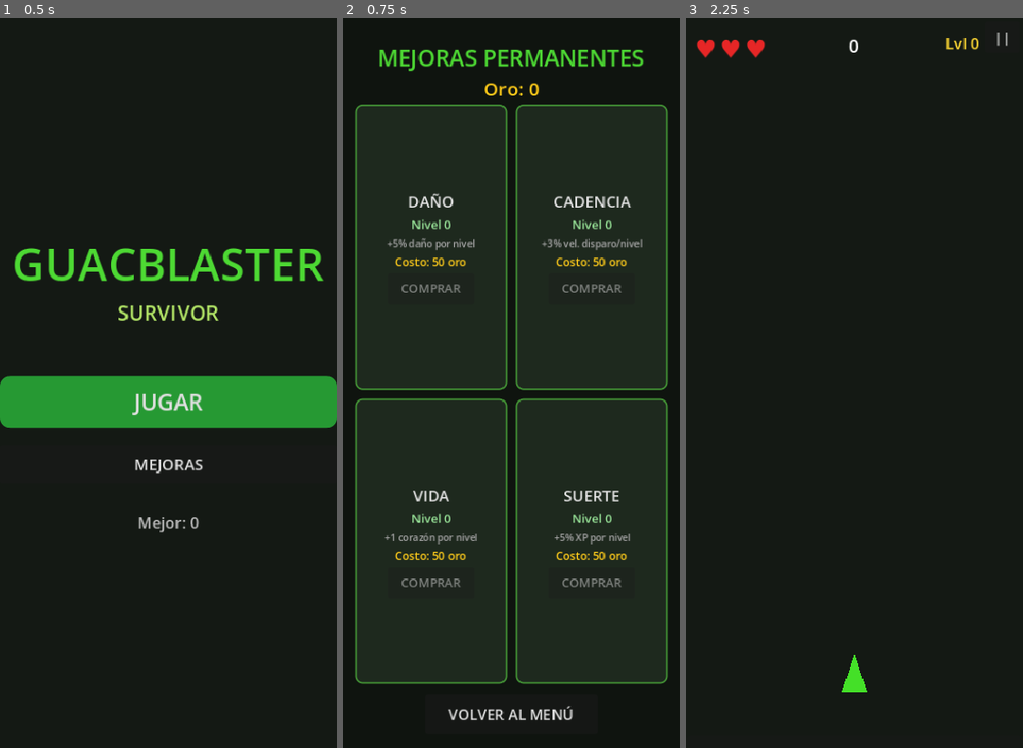
Above: before the commit, frames 1-3 (left to right).
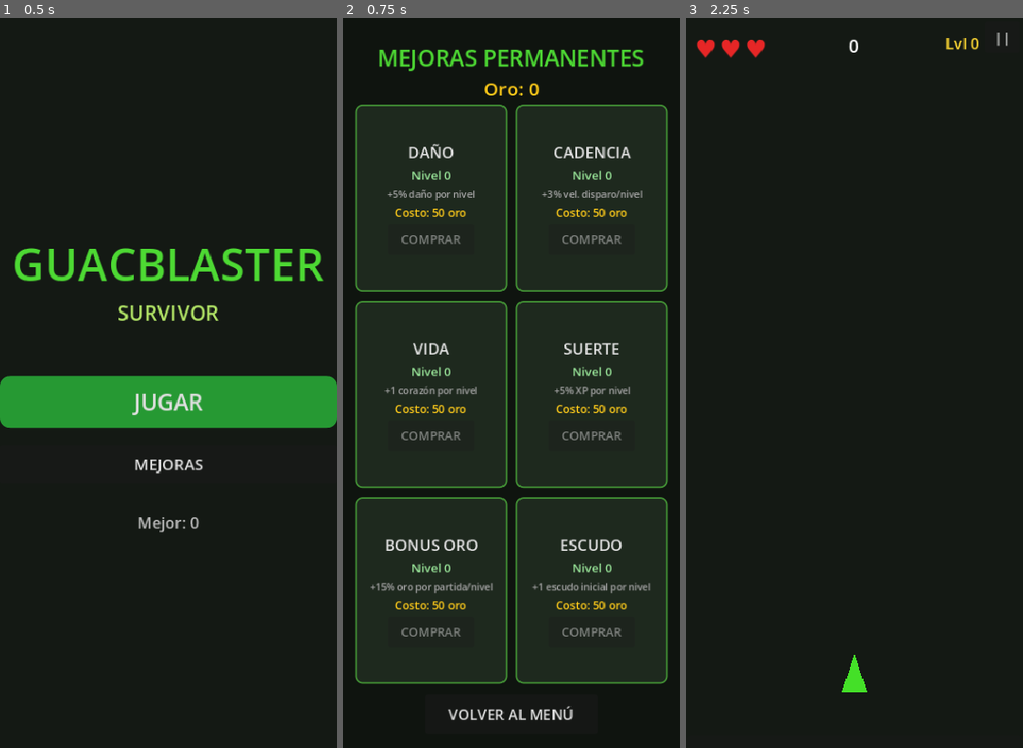
Above: after the commit, the same moments.

Repository: JoseNoIP/gb-GuacBlaster-Survivor
Game: Godot game, scene res://src/scenes/Main.tscn
Same seed, same stepped clock (60 frames per second), same inputs: the game is played once before the commit and once after it.
Inputs:
- Up to frame 1 (0.5 s): no input
- Up to frame 2 (0.75 s): click "MEJORAS" at 0.5 s
- Up to frame 3 (2.25 s): click "VOLVER AL MENÚ" at 1.25 s; click "JUGAR" at 2 s

Frame 1 is identical in both runs. In frame 2, 7.9% of the frame differs, in the area x 3-97%, y 17-85%; in frame 3, nothing differs.

Commit message:
feat: implement gold bonus and starter shield upgrades; update cost calculation and UI integration

Diff:
--- a/src/core/Constants.gd
+++ b/src/core/Constants.gd
@@ -68,7 +68,11 @@
 const META_SPEED_PER_LEVEL: float = 0.03
 const META_HEALTH_PER_LEVEL: int = 1
 const META_LUCK_PER_LEVEL: float = 0.05
+const META_GOLD_BONUS_PER_LEVEL: float = 0.15
+const META_STARTER_SHIELD_PER_LEVEL: int = 1
+const META_MAX_UPGRADE_LEVEL: int = 5
 const META_UPGRADE_COST_BASE: int = 50
+const META_UPGRADE_COST_GROWTH: float = 1.8
 const GOLD_PER_SCORE_POINT: float = 0.1
 const GEM_FALL_SPEED: float = 90.0
 const GEM_MAGNET_SPEED: float = 300.0
--- a/src/core/GameManager.gd
+++ b/src/core/GameManager.gd
@@ -58,7 +58,9 @@
 
 func _on_player_died() -> void:
 	_state = GameState.GAME_OVER
-	var gold: int = int(float(_score) * Constants.GOLD_PER_SCORE_POINT)
+	var gold_level: int = SaveManager.get_upgrade_level(&"gold_bonus")
+	var gold_mult: float = 1.0 + float(gold_level) * Constants.META_GOLD_BONUS_PER_LEVEL
+	var gold: int = int(float(_score) * Constants.GOLD_PER_SCORE_POINT * gold_mult)
 	if gold > 0:
 		EventBus.gold_earned.emit(gold)
 	EventBus.game_over.emit(_score, _session_time)
--- a/src/core/SaveManager.gd
+++ b/src/core/SaveManager.gd
@@ -11,6 +11,8 @@
 		"speed": 0,
 		"health": 0,
 		"luck": 0,
+		"gold_bonus": 0,
+		"starter_shield": 0,
 	},
 	"best_score": 0,
 	"total_sessions": 0,
@@ -47,7 +49,11 @@
 
 func purchase_upgrade(upgrade_id: StringName) -> bool:
 	var current_level: int = get_upgrade_level(upgrade_id)
-	var cost: int = (current_level + 1) * Constants.META_UPGRADE_COST_BASE
+	if current_level >= Constants.META_MAX_UPGRADE_LEVEL:
+		return false
+	var base: float = float(Constants.META_UPGRADE_COST_BASE)
+	var growth: float = pow(Constants.META_UPGRADE_COST_GROWTH, float(current_level))
+	var cost: int = int(base * growth)
 	if get_gold() < cost:
 		return false
 	_data["gold"] = get_gold() - cost
--- a/src/features/player/Player.gd
+++ b/src/features/player/Player.gd
@@ -106,6 +106,8 @@
 	_current_autofire_interval = Constants.PLAYER_AUTOFIRE_INTERVAL / speed_mult
 	_autofire_timer.wait_time = _current_autofire_interval
 	_autofire_timer.start()
+	var shield_level: int = SaveManager.get_upgrade_level(&"starter_shield")
+	_shield_hits = shield_level * Constants.META_STARTER_SHIELD_PER_LEVEL
 	EventBus.player_health_changed.emit(_health, _max_health)
 
 func _on_powerup_selected(powerup_id: StringName) -> void:
--- a/src/scenes/UpgradeScreen.gd
+++ b/src/scenes/UpgradeScreen.gd
@@ -13,10 +13,12 @@
 const GOLD_COLOR: Color = Color(1.0, 0.8, 0.1)
 
 const UPGRADE_DEFS: Array = [
-	{id = &"damage", label = "DAÑO", desc = "+5% daño por nivel"},
-	{id = &"speed",  label = "CADENCIA", desc = "+3% vel. disparo/nivel"},
-	{id = &"health", label = "VIDA", desc = "+1 corazón por nivel"},
-	{id = &"luck",   label = "SUERTE", desc = "+5% XP por nivel"},
+	{id = &"damage",         label = "DAÑO",      desc = "+5% daño por nivel"},
+	{id = &"speed",          label = "CADENCIA",  desc = "+3% vel. disparo/nivel"},
+	{id = &"health",         label = "VIDA",       desc = "+1 corazón por nivel"},
+	{id = &"luck",           label = "SUERTE",    desc = "+5% XP por nivel"},
+	{id = &"gold_bonus",     label = "BONUS ORO", desc = "+15% oro por partida/nivel"},
+	{id = &"starter_shield", label = "ESCUDO",    desc = "+1 escudo inicial por nivel"},
 ]
 
 var _gold_label: Label
@@ -164,13 +166,21 @@
 
 func _refresh_card(upgrade_id: StringName) -> void:
 	var current_level: int = SaveManager.get_upgrade_level(upgrade_id)
-	var cost: int = (current_level + 1) * Constants.META_UPGRADE_COST_BASE
+	var is_maxed: bool = current_level >= Constants.META_MAX_UPGRADE_LEVEL
+	var btn: Button = _buy_buttons[upgrade_id] as Button
+	if is_maxed:
+		(_level_labels[upgrade_id] as Label).text = "Nivel %d — MAX" % current_level
+		(_cost_labels[upgrade_id] as Label).text = ""
+		btn.text = "MAX"
+		btn.disabled = true
+		return
+	var base: float = float(Constants.META_UPGRADE_COST_BASE)
+	var growth: float = pow(Constants.META_UPGRADE_COST_GROWTH, float(current_level))
+	var cost: int = int(base * growth)
 	var can_afford: bool = SaveManager.get_gold() >= cost
-
 	(_level_labels[upgrade_id] as Label).text = "Nivel %d" % current_level
 	(_cost_labels[upgrade_id] as Label).text = "Costo: %d oro" % cost
-
-	var btn: Button = _buy_buttons[upgrade_id] as Button
+	btn.text = "COMPRAR"
 	btn.disabled = not can_afford
 	var sb: StyleBoxFlat = StyleBoxFlat.new()
 	sb.bg_color = BTN_BUY_COLOR if can_afford else BTN_DISABLED_COLOR
--- a/tests/unit/test_meta_progression.gd
+++ b/tests/unit/test_meta_progression.gd
@@ -8,7 +8,10 @@
 func before_each() -> void:
 	SaveManager._data = {
 		"gold": 0,
-		"upgrades": {"damage": 0, "speed": 0, "health": 0, "luck": 0},
+		"upgrades": {
+			"damage": 0, "speed": 0, "health": 0, "luck": 0,
+			"gold_bonus": 0, "starter_shield": 0,
+		},
 		"best_score": 0,
 		"total_sessions": 0,
 	}
@@ -58,3 +61,16 @@
 	watch_signals(EventBus)
 	_screen.get_buy_button(&"damage").pressed.emit()
 	assert_signal_emitted(EventBus, "upgrade_purchased")
+
+func test_upgrade_screen_has_gold_bonus_button() -> void:
+	assert_not_null(_screen.get_buy_button(&"gold_bonus"))
+
+func test_upgrade_screen_has_starter_shield_button() -> void:
+	assert_not_null(_screen.get_buy_button(&"starter_shield"))
+
+func test_buy_button_disabled_at_max_level() -> void:
+	SaveManager._data["gold"] = 100000
+	SaveManager._data["upgrades"]["damage"] = Constants.META_MAX_UPGRADE_LEVEL
+	var new_screen: UpgradeScreenGd = UpgradeScreenGd.new()
+	add_child_autofree(new_screen)
+	assert_true(new_screen.get_buy_button(&"damage").disabled)
--- a/tests/unit/test_save_manager.gd
+++ b/tests/unit/test_save_manager.gd
@@ -5,7 +5,10 @@
 func before_each() -> void:
 	SaveManager._data = {
 		"gold": 0,
-		"upgrades": {"damage": 0, "speed": 0, "health": 0, "luck": 0},
+		"upgrades": {
+			"damage": 0, "speed": 0, "health": 0, "luck": 0,
+			"gold_bonus": 0, "starter_shield": 0,
+		},
 		"best_score": 0,
 		"total_sessions": 0,
 	}
@@ -46,7 +49,10 @@
 
 func test_purchase_upgrade_deducts_gold() -> void:
 	SaveManager._data["gold"] = 1000
-	var cost: int = (SaveManager.get_upgrade_level(&"damage") + 1) * Constants.META_UPGRADE_COST_BASE
+	var level: int = SaveManager.get_upgrade_level(&"damage")
+	var base: float = float(Constants.META_UPGRADE_COST_BASE)
+	var growth: float = pow(Constants.META_UPGRADE_COST_GROWTH, float(level))
+	var cost: int = int(base * growth)
 	SaveManager.purchase_upgrade(&"damage")
 	assert_eq(SaveManager.get_gold(), 1000 - cost)
 
@@ -59,3 +65,24 @@
 	watch_signals(EventBus)
 	SaveManager.purchase_upgrade(&"damage")
 	assert_signal_emitted(EventBus, "upgrade_purchased")
+
+func test_purchase_upgrade_at_max_level_returns_false() -> void:
+	SaveManager._data["gold"] = 100000
+	SaveManager._data["upgrades"]["damage"] = Constants.META_MAX_UPGRADE_LEVEL
+	assert_false(SaveManager.purchase_upgrade(&"damage"))
+
+func test_purchase_upgrade_at_max_level_does_not_deduct_gold() -> void:
+	SaveManager._data["gold"] = 100000
+	SaveManager._data["upgrades"]["damage"] = Constants.META_MAX_UPGRADE_LEVEL
+	SaveManager.purchase_upgrade(&"damage")
+	assert_eq(SaveManager.get_gold(), 100000)
+
+func test_cost_grows_exponentially() -> void:
+	SaveManager._data["gold"] = 100000
+	SaveManager.purchase_upgrade(&"damage")
+	var cost_lvl1: int = SaveManager._data["gold"]
+	SaveManager._data["gold"] = 100000
+	SaveManager._data["upgrades"]["damage"] = 1
+	SaveManager.purchase_upgrade(&"damage")
+	var cost_lvl2: int = SaveManager._data["gold"]
+	assert_gt(100000 - cost_lvl2, 100000 - cost_lvl1)
